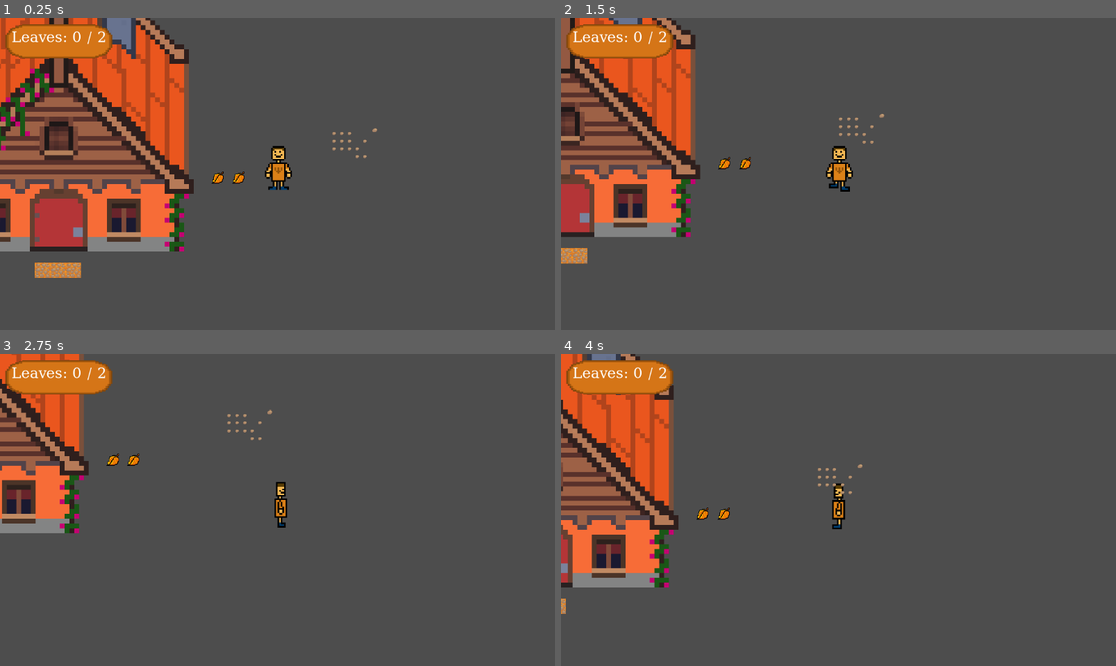
Above: before the commit, frames 1-4 (two rows, left to right).
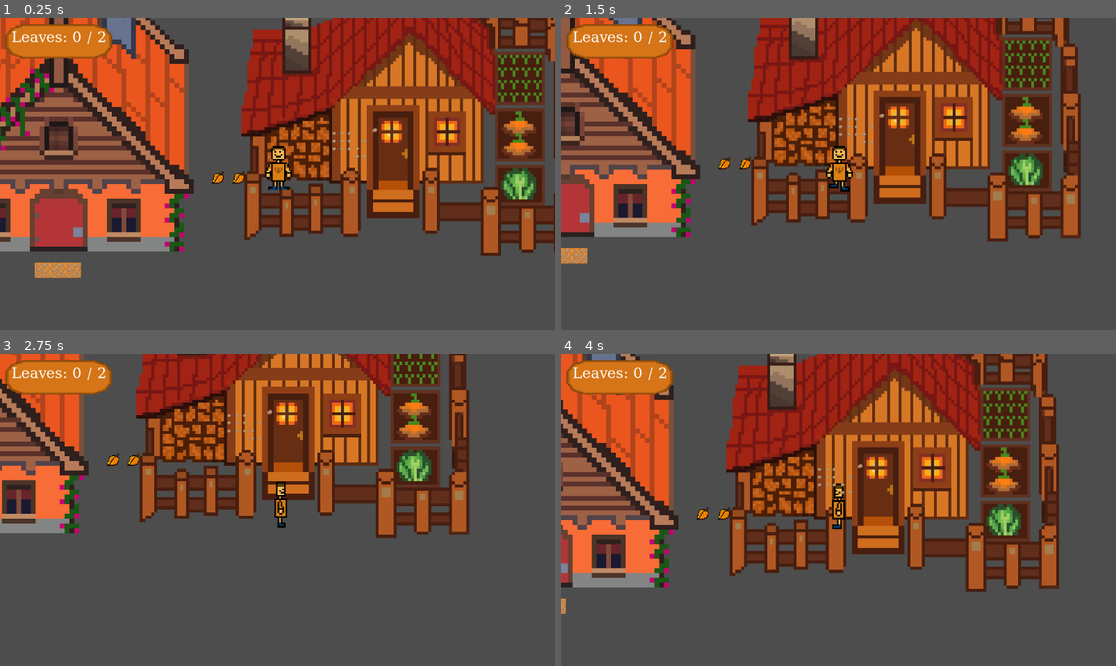
Above: after the commit, the same moments.

Repository: ILikeSloths24/cozyfalljamalittleleafy
Game: Godot game, scene res://scenes/game.tscn
The game is run twice, just before and just after one commit, with the same random seed, the same clock (stepped at 60 frames per second) and the same inputs.
Inputs:
- Up to frame 1 (0.25 s): no input
- Up to frame 2 (1.5 s): tap Enter at 0.5 s; hold D (move_right) 0.53-1.28 s; tap E (interact) at 0.6, 1.35 s; hold S (move_down) from 1.28 s (still down)
- Up to frame 3 (2.75 s): release S (move_down) at 2.03 s; hold D (move_right) from 2.03 s (still down); tap E (interact) at 2.1 s
- Up to frame 4 (4 s): release D (move_right) at 2.78 s; hold W (move_up) 2.78-3.53 s; tap E (interact) at 2.85, 3.6 s; hold A (move_left) from 3.53 s (still down)

The runs differ from the first frame. In frame 1, 34% of the frame differs, in the area x 43-100%, y 0-77%; in frame 2, 34%; in frame 3, 28%; in frame 4, 37%, in the area x 29-90%, y 0-77%.

Commit message:
Fixing The Push + Pull

Diff:
--- a/a-little-leafy/scenes/house.tscn
+++ b/a-little-leafy/scenes/house.tscn
@@ -2,14 +2,13 @@
 
 [ext_resource type="Texture2D" uid="uid://mb267me3fygg" path="res://assests/Art/Cozy cottage.png" id="1_qtlar"]
 [ext_resource type="Script" uid="uid://ba5jn6a3d6jaa" path="res://entrance.gd" id="2_rk7hg"]
+[ext_resource type="Texture2D" uid="uid://cwef8u7tt4aqn" path="res://assests/Art/House_Inspo.png" id="3_rk7hg"]
 
 [sub_resource type="RectangleShape2D" id="RectangleShape2D_se78b"]
-size = Vector2(529, 278)
-
-[sub_resource type="RectangleShape2D" id="RectangleShape2D_qtlar"]
+size = Vector2(531, 461)
 
 [sub_resource type="RectangleShape2D" id="RectangleShape2D_3bgk5"]
-size = Vector2(488, 127)
+size = Vector2(122, 141)
 
 [node name="House" type="Node2D" unique_id=1177030810]
 
@@ -20,19 +19,14 @@
 [node name="Walls" type="StaticBody2D" parent="." unique_id=1014203309]
 
 [node name="CollisionShape2D" type="CollisionShape2D" parent="Walls" unique_id=1746755869]
-position = Vector2(18.5, 62)
+position = Vector2(26, 93.5)
 shape = SubResource("RectangleShape2D_se78b")
-
-[node name="CollisionShape2D2" type="CollisionShape2D" parent="Walls" unique_id=802691634]
-shape = SubResource("RectangleShape2D_qtlar")
-
-[node name="CollisionShape2D3" type="CollisionShape2D" parent="Walls" unique_id=991027954]
 
 [node name="Entrance" type="Area2D" parent="." unique_id=940489580]
 script = ExtResource("2_rk7hg")
 
 [node name="CollisionShape2D" type="CollisionShape2D" parent="Entrance" unique_id=1651182810]
-position = Vector2(25, 263.5)
+position = Vector2(22, 277.5)
 shape = SubResource("RectangleShape2D_3bgk5")
 
 [node name="EnterPrompt" type="Label" parent="." unique_id=476500907]
@@ -43,5 +37,10 @@
 offset_bottom = 203.0
 text = "PRESS E TO ENTER"
 
+[node name="HouseInspo" type="Sprite2D" parent="." unique_id=5144112]
+position = Vector2(738.24994, 27.499985)
+scale = Vector2(6.0585938, 6.5234375)
+texture = ExtResource("3_rk7hg")
+
 [connection signal="body_entered" from="Entrance" to="Entrance" method="_on_body_entered"]
 [connection signal="body_exited" from="Entrance" to="Entrance" method="_on_body_exited"]
Not shown, added: a-little-leafy/assests/Art/House_Inspo.png.import
